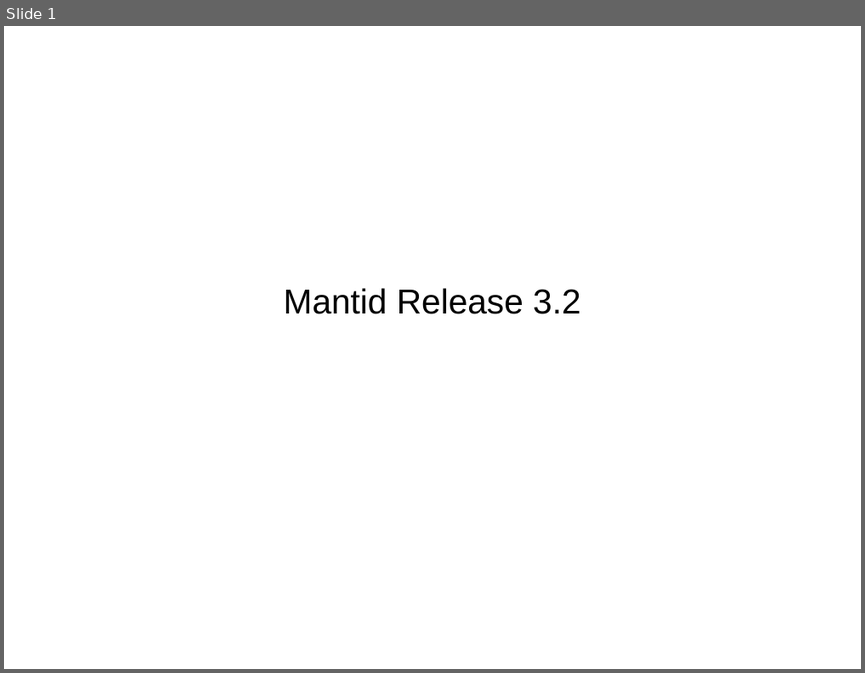
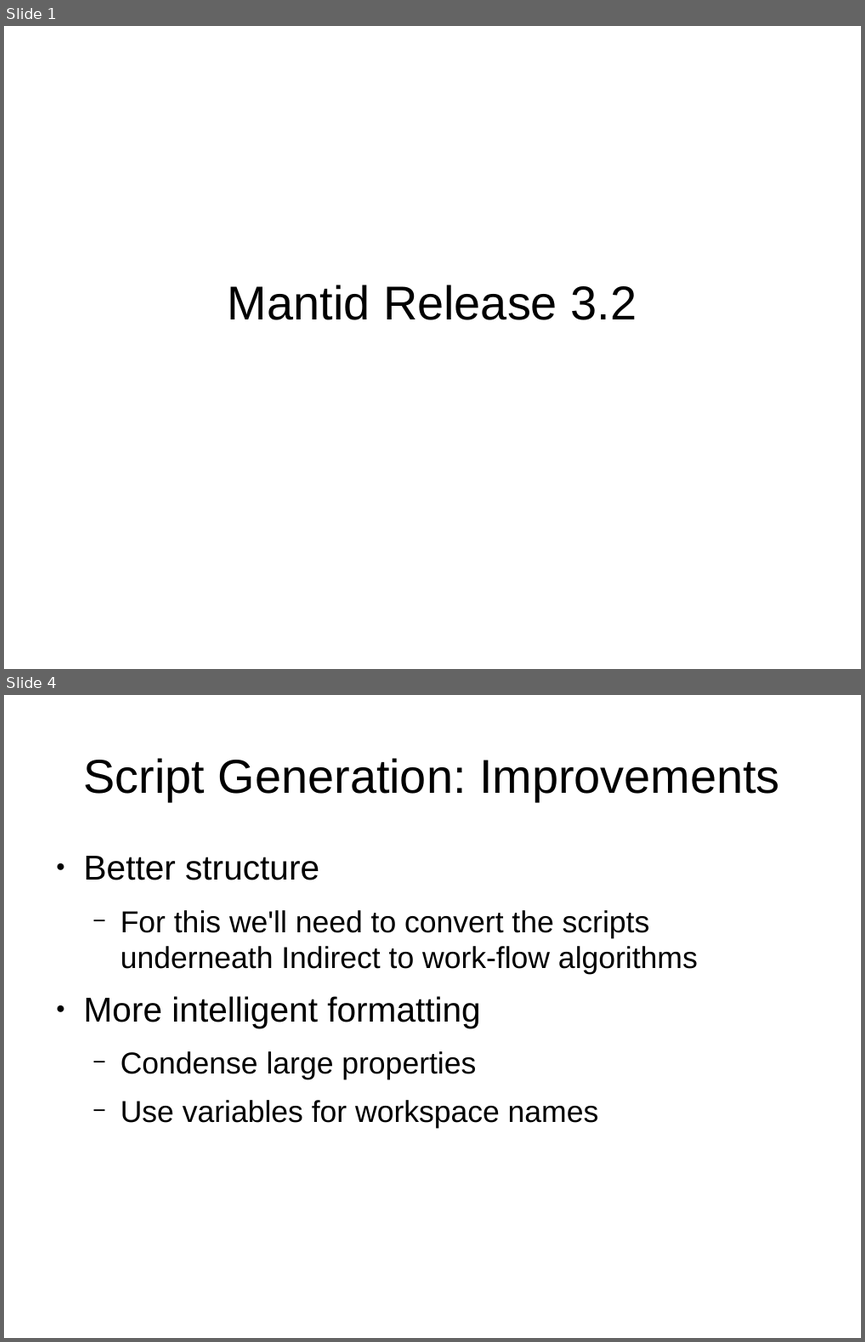
Before and after one commit to samueljackson92/documents, a slide deck: RAL/msg_presentation.odp. Shown one above the other, each under a label of ours: slide 1 before the commit, slides 1 and 4 after it; the slides between them are not shown. The pictures are 865x673 and 865x1342 pixels, drawn with LibreOffice and Linux fonts; fonts in the diff are those of the drawing. Boxes give left, top, right and bottom in pixels: in the first picture for what was removed or moved away, otherwise in the second. Text is boxed around its words. In the diff, an @@ line names an element or a change of style, - is before the commit and + after.

```diff
--- a/RAL/msg_presentation.odp
+++ b/RAL/msg_presentation.odp
@@ slide 4 added at [4,695,861,1338], background #FFFFFF @@
@@ title added at [84,758,780,801], 44 pt, text #000000 @@
+Script Generation: Improvements
@@ text added at [84,856,698,1129], 28 pt, text #000000 @@
+● Better structure
+  − For this we'll need to convert the scripts underneath Indirect to work-flow algorithms
+● More intelligent formatting
+  − Condense large properties
+  − Use variables for workspace names
@@ slide 1 changed as well @@
@@ subtitle "Mantid Release 3.2" at [228,284,636,320]: size 32 to 44 pt @@
```
Also in this commit, not shown: 13 other slides added, 2 slides removed.
